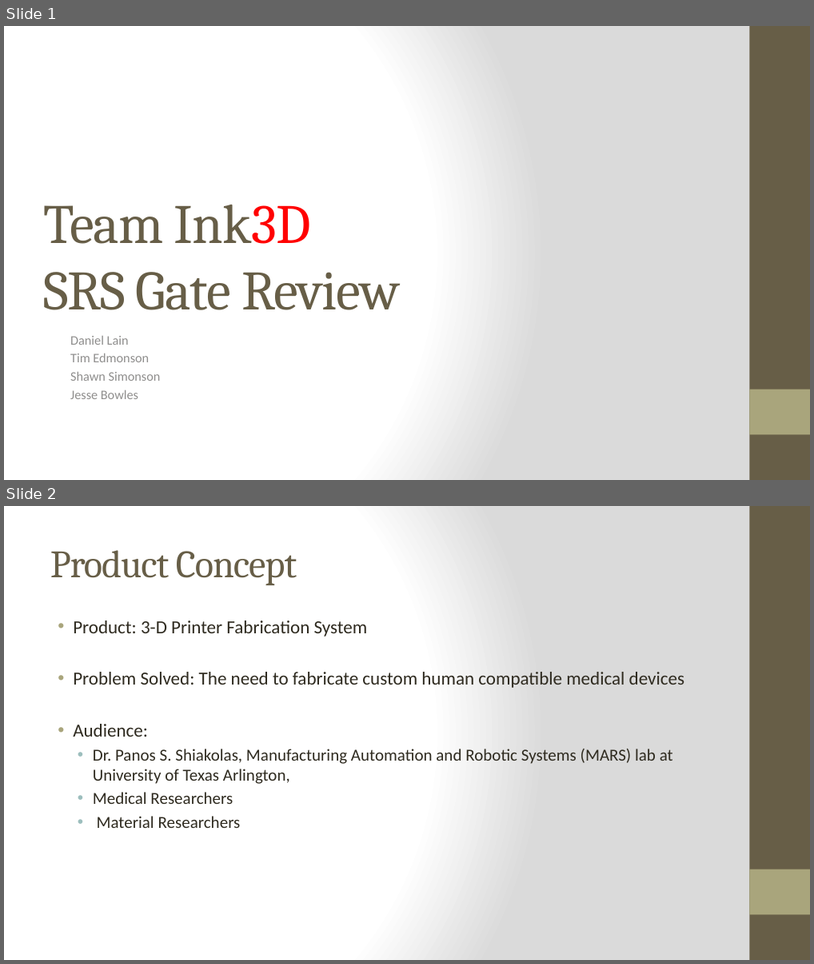
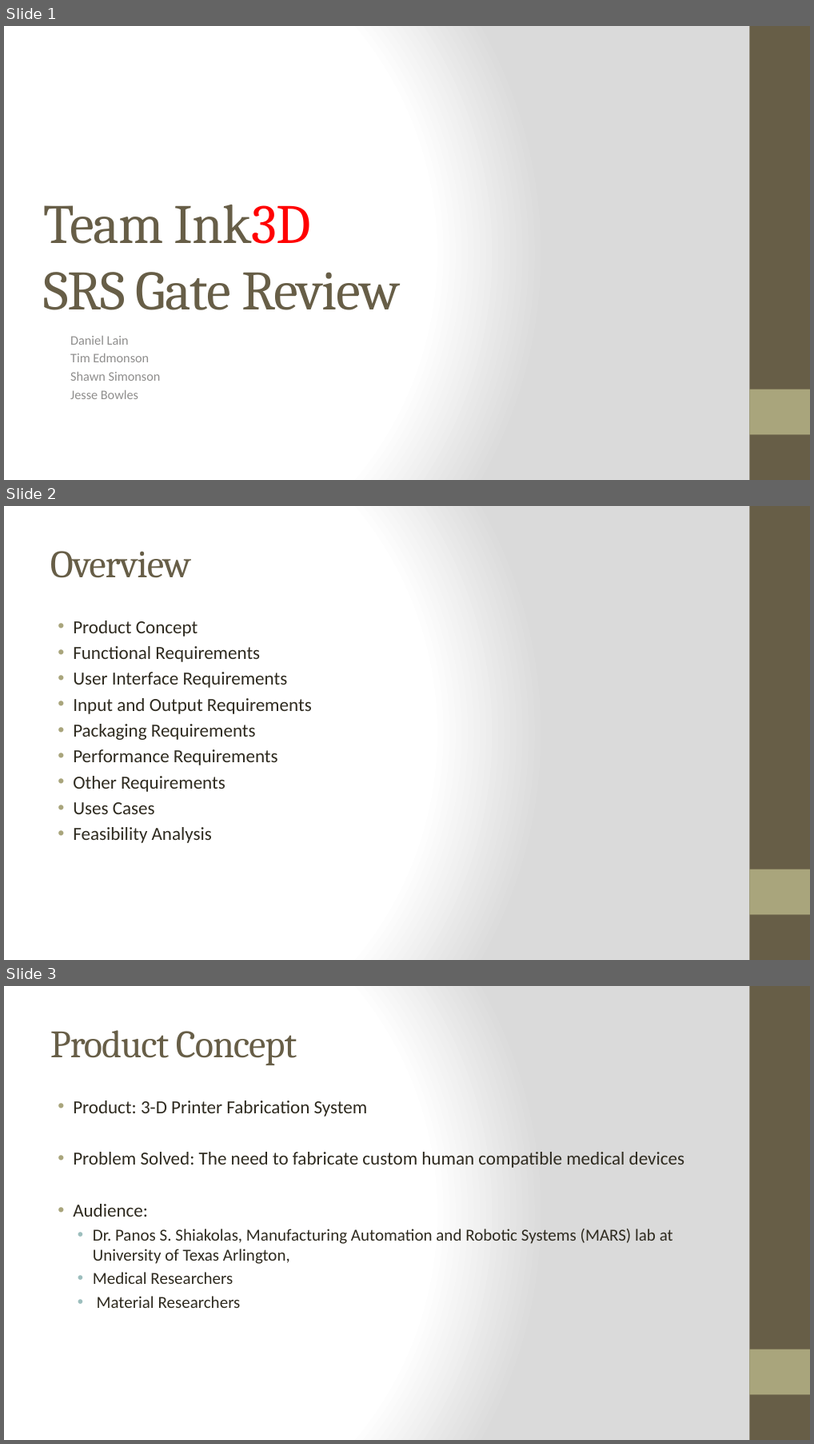
Before and after one commit to qpHalcy0n/SRDesign, a slide deck: SRS Presentation/SRS Presentation.pptx. Shown one above the other, each under a label of ours: slides 1 and 2 before the commit, slides 1, 2 and 3 after it. The pictures are 814x964 and 814x1444 pixels, drawn with LibreOffice and Linux fonts; fonts in the diff are those of the drawing. Boxes give left, top, right and bottom in pixels: in the first picture for what was removed or moved away, otherwise in the second. Text is boxed around its words. In the diff, an @@ line names an element or a change of style, - is before the commit and + after.

```diff
--- a/SRS Presentation/SRS Presentation.pptx
+++ b/SRS Presentation/SRS Presentation.pptx
@@ slide 2 added at box(4, 506, 810, 960), background gradient #FFFFFF to #DADADA; not listed: 2 template elements that a slide beside it also shows @@
@@ title added at box(50, 551, 191, 578), 46 pt, text #675E47 @@
+Overview
@@ text added at box(73, 620, 312, 843), 22 pt, text #2F2B20 @@
+• Product Concept
+• Functional Requirements
+• User Interface Requirements
+• Input and Output Requirements
+• Packaging Requirements
+• Performance Requirements
+• Other Requirements
+• Uses Cases
+• Feasibility Analysis
@@ what was slide 2 is now slide 3 @@
```
Also in this commit, not shown: 2 slides changed.
